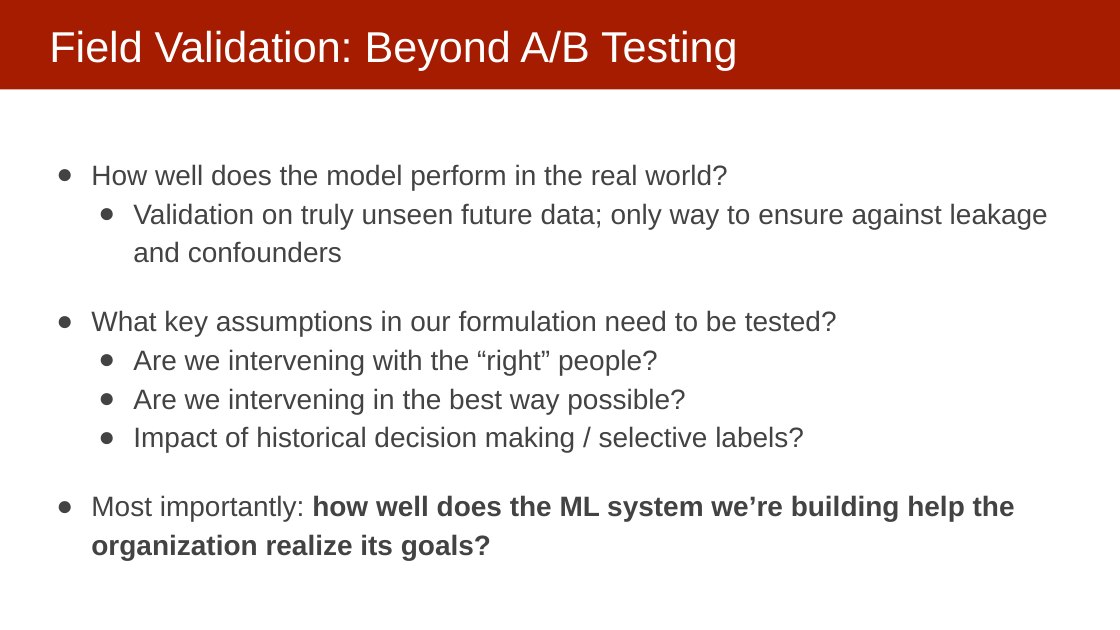
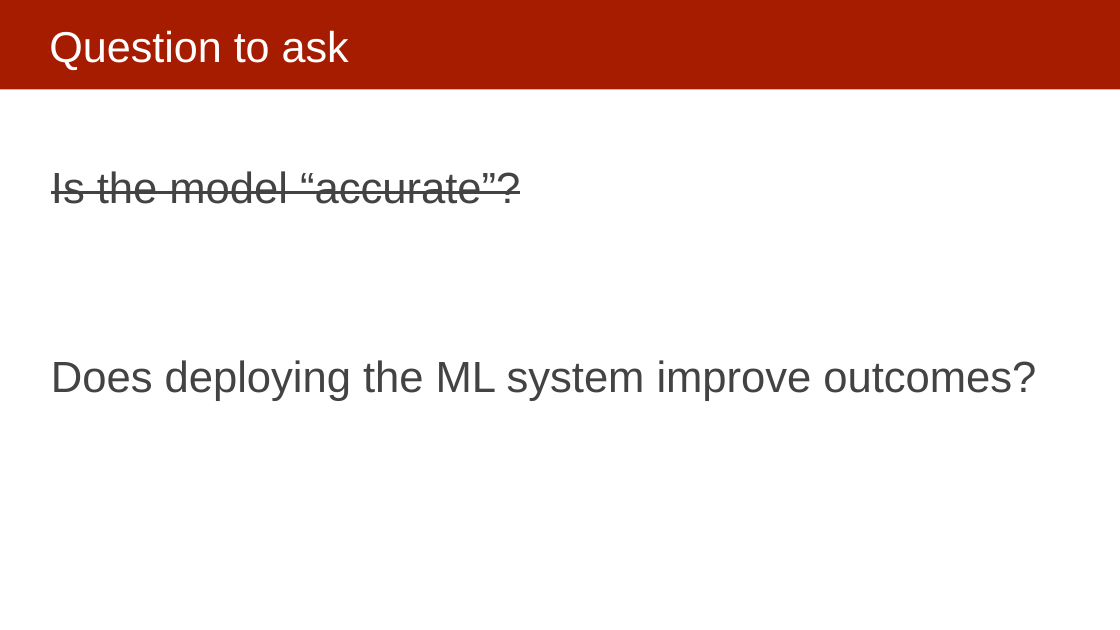
Before and after one commit to dssg/mlforpublicpolicylab, a slide deck: slide 8 of Lectures/FieldValidation.pptx (slide 7 before the commit). Drawn at 1120x630 pixels with LibreOffice and Linux fonts; fonts in the diff are those of the drawing. Boxes give left, top, right and bottom in pixels: in the first picture for what was removed or moved away, otherwise in the second. Text is boxed around its words. In the diff, an @@ line names an element or a change of style, - is before the commit and + after.

```diff
--- a/Lectures/FieldValidation.pptx
+++ b/Lectures/FieldValidation.pptx
@@ title at bbox=[49, 30, 349, 70]: text changed @@
-Field Validation: Beyond A/B Testing
+Question to ask
@@ text at bbox=[51, 171, 1036, 401]: text changed; size 24 to 37.3 pt @@
-● How well does the model perform in the real world?
-  ● Validation on truly unseen future data; only way to ensure against leakage and confounders
-● What key assumptions in our formulation need to be tested?
-  ● Are we intervening with the “right” people?
-  ● Are we intervening in the best way possible?
-  ● Impact of historical decision making / selective labels?
-● Most importantly: how well does the ML system we’re building help the organization realize its goals?
+Is the model “accurate”?
+Does deploying the ML system improve outcomes?
```
Also in this commit, not shown: 15 other slides changed, 10 slides added, 1 slide removed.
